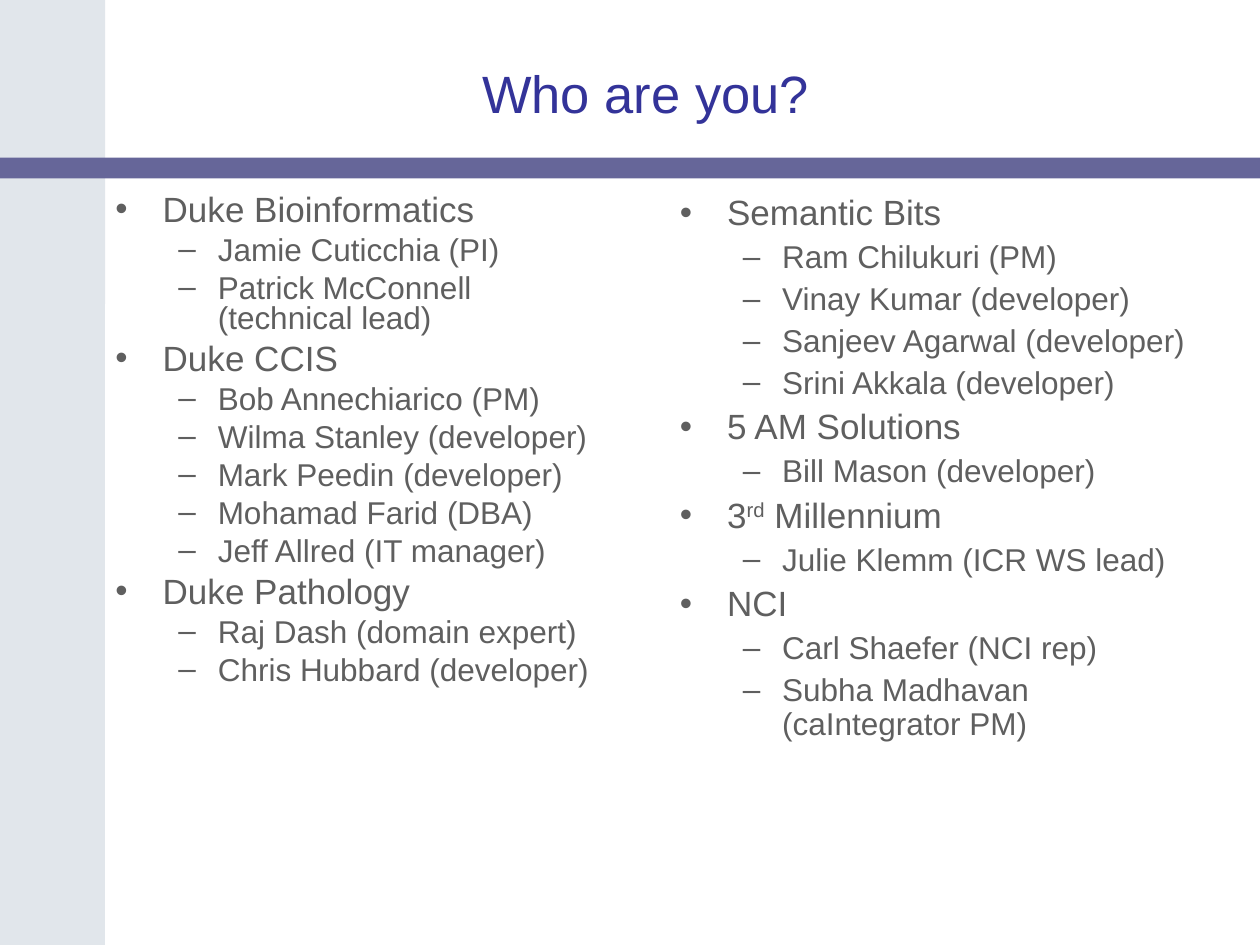
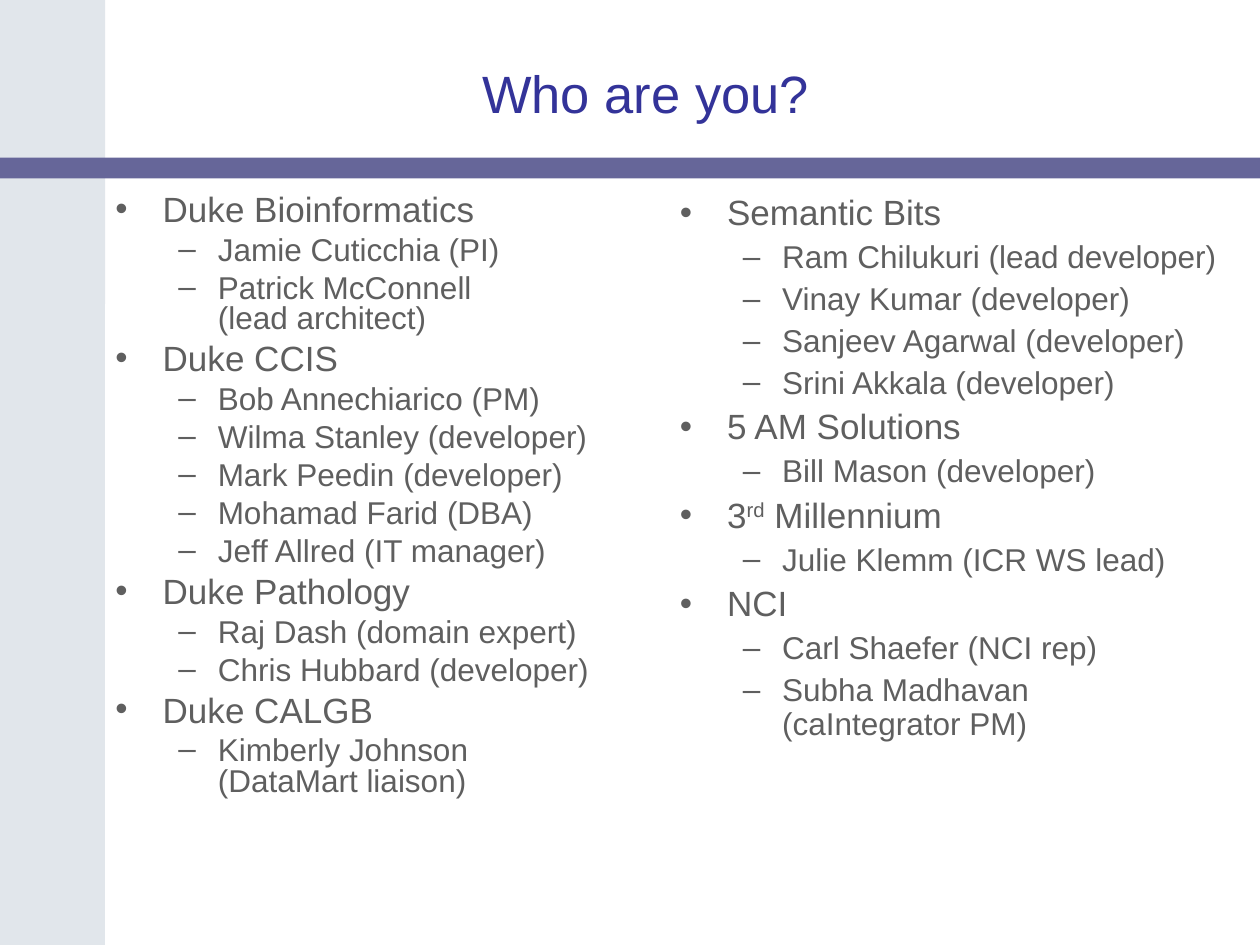
Before and after one commit to NCIP/catrip, a slide deck: slide 3 of catrip/documentation/presentations/catrip_f2f_2006_05/catrip_f2f_introduction_2006_05.ppt. Drawn at 1260x945 pixels with LibreOffice and Linux fonts; fonts in the diff are those of the drawing; background and template pictures are left out. Boxes give left, top, right and bottom in pixels: in the first picture for what was removed or moved away, otherwise in the second. Text is boxed around its words. In the diff, an @@ line names an element or a change of style, - is before the commit and + after.

```diff
--- a/catrip/documentation/presentations/catrip_f2f_2006_05/catrip_f2f_introduction_2006_05.ppt
+++ b/catrip/documentation/presentations/catrip_f2f_2006_05/catrip_f2f_introduction_2006_05.ppt
@@ text at <box>782,245,1216,274</box>: text changed @@
-  – Ram Chilukuri (PM)
+  – Ram Chilukuri (lead developer)
@@ text at <box>218,276,472,335</box>: text changed @@
-  – Patrick McConnell
-    (technical lead)
+  – Patrick McConnell
+    (lead architect)
@@ text at <box>163,697,468,798</box>: paragraphs added @@
+• Duke CALGB
+  – Kimberly Johnson
+    (DataMart liaison)
```
Also in this commit, not shown: 3 other slides changed, 12 slides added, 6 slides removed.
